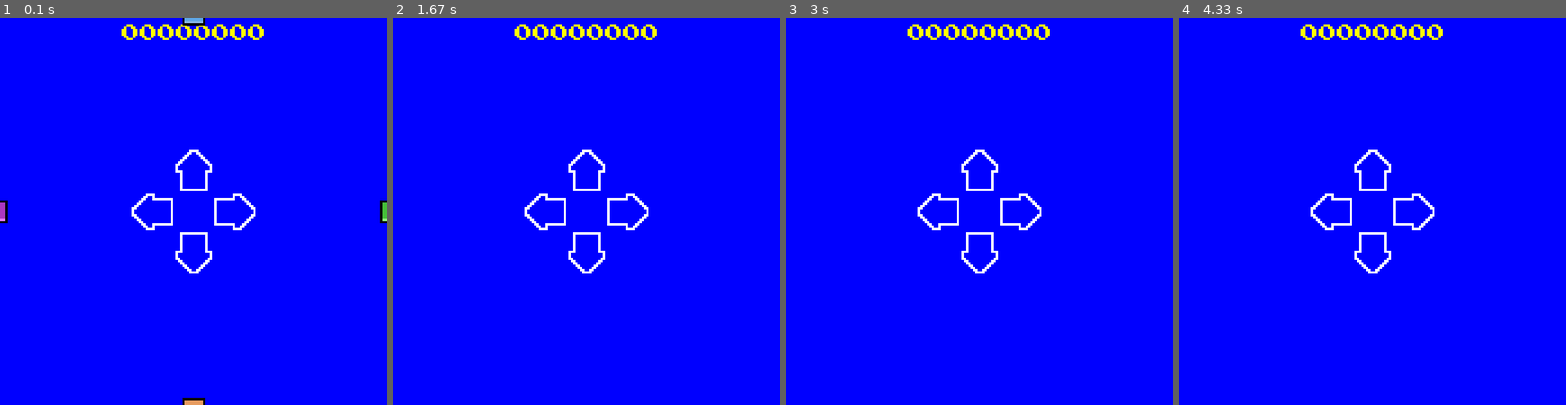
Above: before the commit, frames 1-4 (left to right).
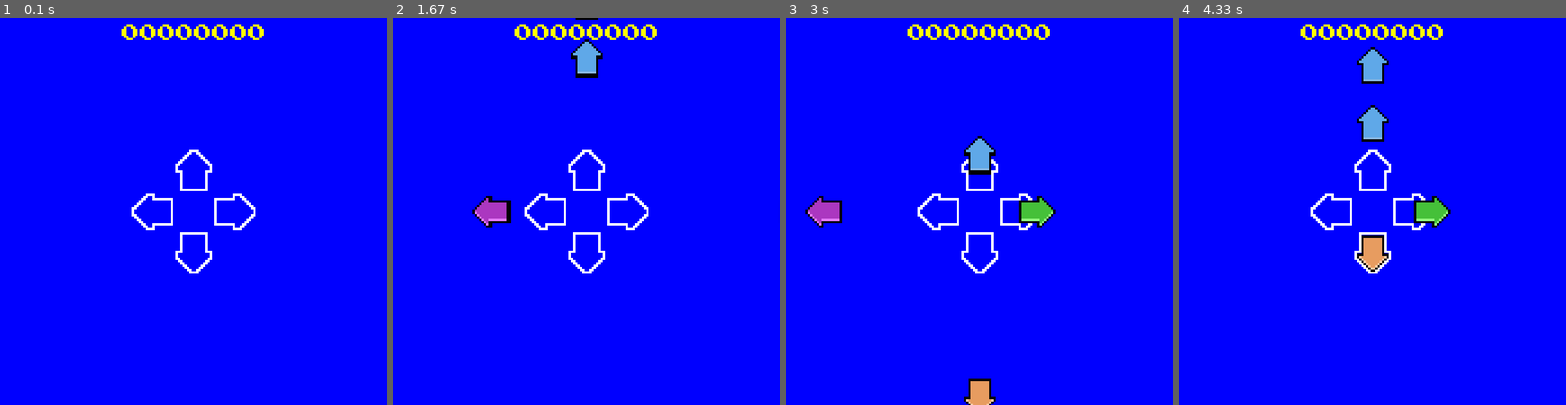
Above: after the commit, the same moments.

Repository: EnzoLuidge/PyGame
Game: pygame game, started from Jogo.py
Same seed, same stepped clock (60 frames per second), same inputs: the game is played once before the commit and once after it.
Inputs:
- Up to frame 1 (0.1 s): no input
- Up to frame 2 (1.67 s): no input
- Up to frame 3 (3 s): hold Left 1.83-2.37 s
- Up to frame 4 (4.33 s): no input

The runs differ from the first frame. In frame 1, 0.4% of the frame differs, in the area x 0-100%, y 0-100%; in frame 2, 1.2%; in frame 3, 2.0%; in frame 4, 2.1%, in the area x 46-71%, y 7-66%.

Commit message:
criação do arquivo com as notas da música

Diff:
--- a/Jogo.py
+++ b/Jogo.py
@@ -239,6 +239,13 @@
         self.rect.centerx = WIDTH/2+button_width
         self.rect.centery = HEIGHT/2
 
+def Tempo(tempomusica):
+    tempomusica = int(tempomusica)
+    tempo = tempomusica-1585
+    return tempo
+
+from música import *
+
 game = True
 
 clock = pygame.time.Clock()
@@ -252,10 +259,6 @@
 pygame.mixer.music.play(loops=-1)
 
 ##puxando as classes de seta
-setaleft = seta_left()
-setadown = seta_down()
-setaright = seta_right()
-setaup = seta_up()
 setaleftspace = seta_left_space()
 setaupspace = seta_up_space()
 setarightspace = seta_right_space()
@@ -263,29 +266,41 @@
 
 ##criando um grupo de setas e armazenando todas em um grupo de grupo de setas
 lefts = pygame.sprite.Group()
-lefts.add(setaleft)
-
 rights = pygame.sprite.Group()
-rights.add(setaright)
-
 ups = pygame.sprite.Group()
-ups.add(setaup)
-
 downs = pygame.sprite.Group()
-downs.add(setadown)
+
 
 all_setas = pygame.sprite.Group()
-all_setas.add(lefts)
-all_setas.add(rights)
-all_setas.add(ups)
-all_setas.add(downs)
 
 keys_down = {}
 
 while game:
     print(len(lefts))
     tempo_musica = pygame.mixer.music.get_pos()
-
+    for letra in dic:
+
+        tempo = Tempo(letra)
+        if tempo_musica >= tempo and tempo_musica <= tempo+20:
+            if dic[letra] == 'left':
+                setaleft = seta_left()
+                all_setas.add(setaleft)
+                lefts.add(setaleft)
+
+            elif dic[letra] == 'right':
+                setaright = seta_right()
+                all_setas.add(setaright)
+                rights.add(setaright)
+
+            elif dic[letra] == 'up':
+                setaup = seta_up()
+                all_setas.add(setaup)
+                ups.add(setaup)
+
+            elif dic[letra] == 'down':
+                setadown = seta_down()
+                all_setas.add(setadown)
+                downs.add(setadown)
     clock.tick(FPS)
     for event in pygame.event.get():
         if event.type == pygame.QUIT:
--- /dev/null
+++ b/música.py
@@ -0,0 +1,24 @@
+def dict():
+    dic = {}
+    dic[2200] = 'left'
+    dic[2700] = 'up'
+    dic[3200] = 'up'
+    dic[3205] = 'right'
+
+    dic[4060] = 'left'
+    dic[4310] = 'down'
+    dic[4560] = 'right'
+    dic[4810] = 'up'
+    dic[5310] = 'up'
+    dic[6349] = 'right'
+    dic[6889] = 'right'
+    dic[7310] = 'left'
+
+    dic[8165] = 'down'
+    dic[8415] = 'right'
+    dic[8765] = 'up'
+    dic[9105] = 'left'
+
+    return dic
+
+dic = dict()
